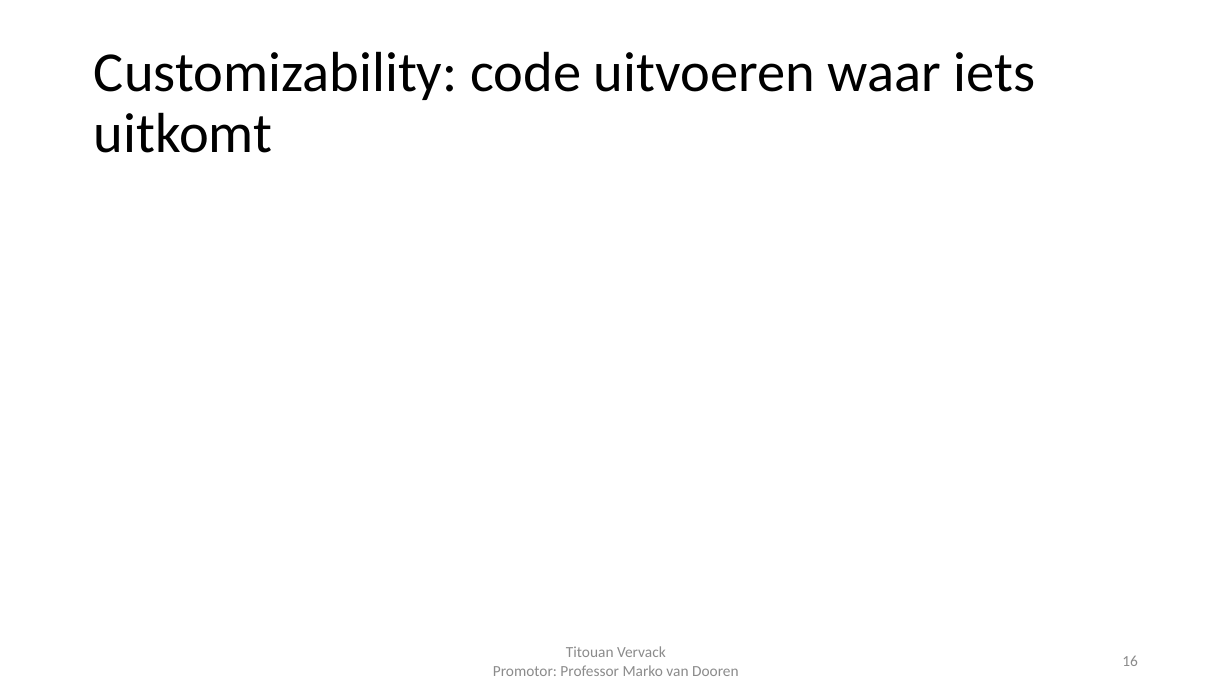
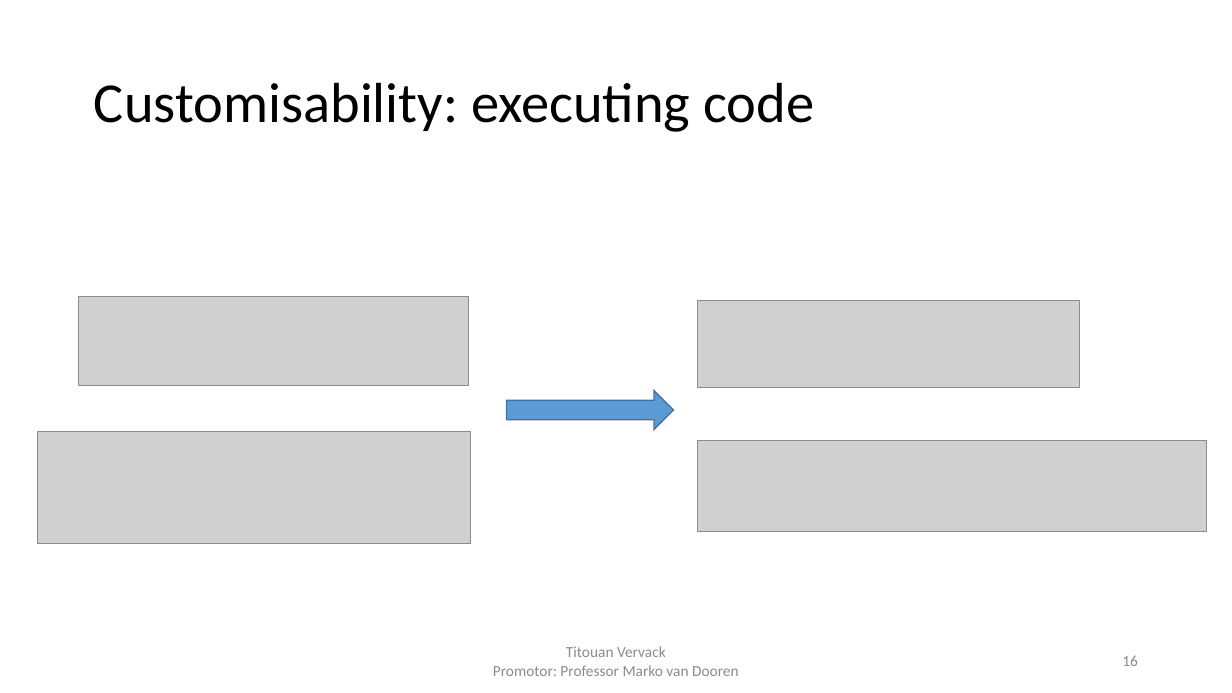
Before and after one commit to FlashYoshi/neio, a slide deck: slide 16 of Intermediate Presentation.pptx. Drawn at 1232x693 pixels with LibreOffice and Linux fonts; fonts in the diff are those of the drawing; grey boxes stand for pictures. Boxes give left, top, right and bottom in pixels: in the first picture for what was removed or moved away, otherwise in the second. Text is boxed around its words. In the diff, an @@ line names an element or a change of style, - is before the commit and + after.

```diff
--- a/Intermediate Presentation.pptx
+++ b/Intermediate Presentation.pptx
@@ title at (94, 82, 814, 132): text changed @@
-Customizability: code uitvoeren waar iets uitkomt
+Customisability: executing code
@@ picture added at (79, 297, 469, 386) @@
@@ picture added at (698, 300, 1080, 387) @@
@@ right arrow added at (506, 391, 674, 430), fill #5B9BD5, outline #43739E 1 pt @@
@@ picture added at (37, 432, 470, 544) @@
@@ picture added at (698, 440, 1206, 531) @@
```
Also in this commit, not shown: 18 other slides changed, 1 slide added, 21 other files.
